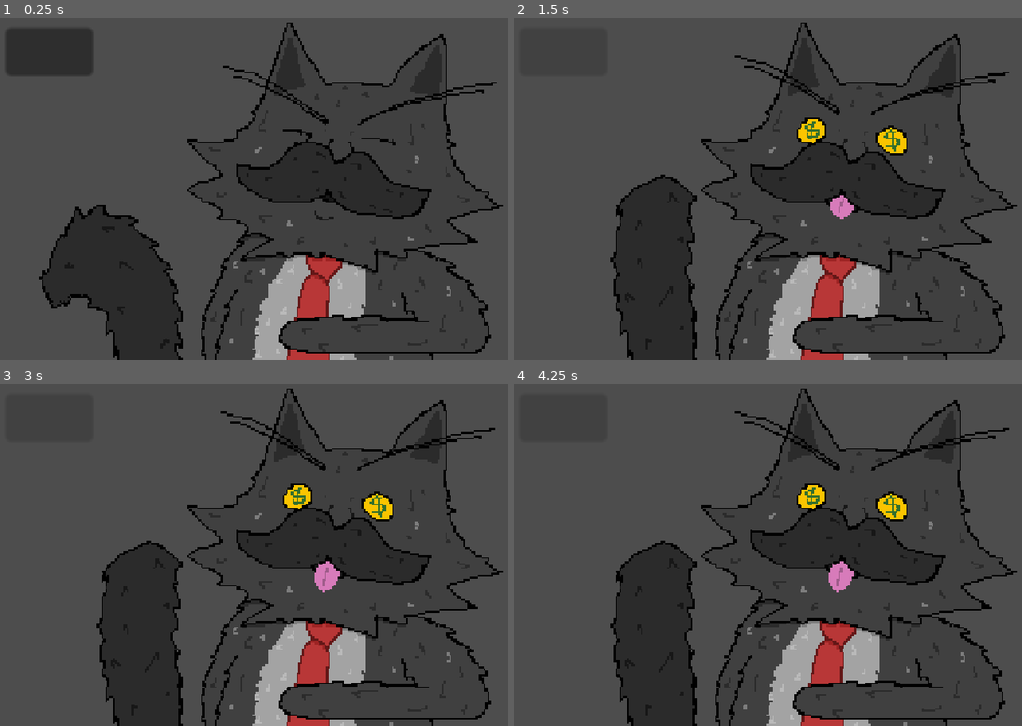
Above: before the commit, frames 1-4 (two rows, left to right).
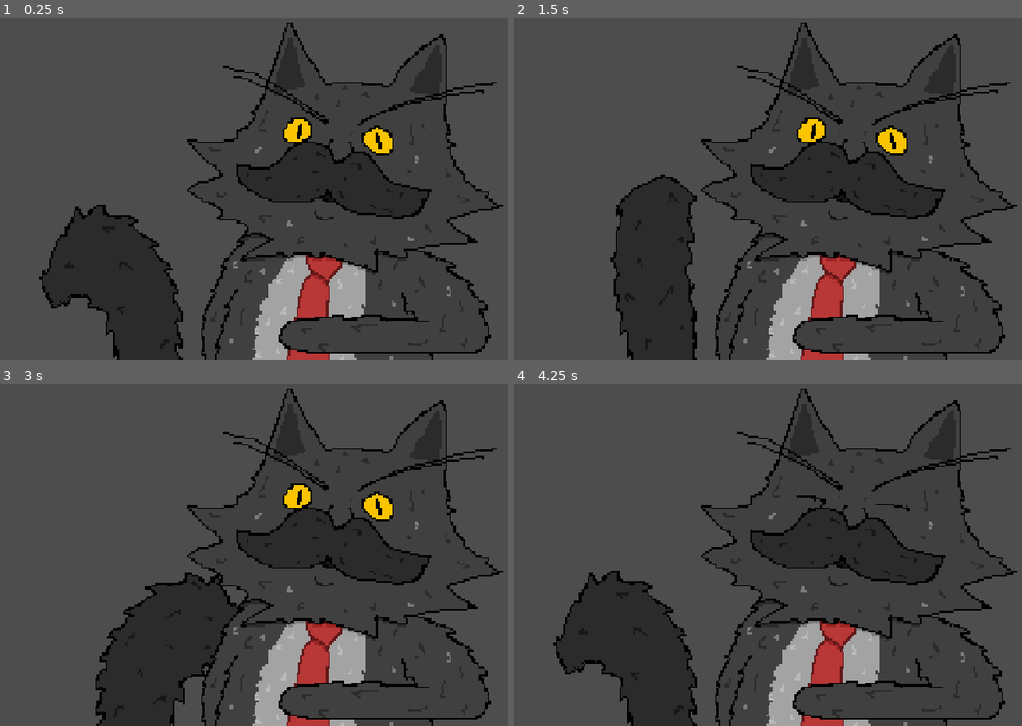
Above: after the commit, the same moments.

Repository: DuneRanger/Very-Serious-GameJam-2026
Game: Godot game, scene res://scenes/game/shop_scene/mr_cat/mr_cat.tscn
Two runs of this game, one before a commit and one after it. Both use one fixed random seed, a clock stepped at 60 frames per second and the inputs below. This scene is started directly instead of the project's main scene. Sound files missing from this copy of the repository are replaced by a short silence.
Inputs (mouse positions are in pixels of both pictures, inside the frame that each line leads up to):
- Up to frame 1 (0.25 s): no input
- Up to frame 2 (1.5 s): click (564, 52) at 0.52 s; click (564, 52) at 1.27 s
- Up to frame 3 (3 s): click (50, 418) at 2.02 s; tap Enter at 2.75 s
- Up to frame 4 (4.25 s): no input

The runs differ from the first frame. In frame 1, 3.0% of the frame differs, in the area x 1-78%, y 3-41%; in frame 2, 1.5%; in frame 3, 7.5%, in the area x 18-98%, y 7-100%; in frame 4, 7.3%.

Commit message:
Made Mr Cat cool + updated textures
Added Mr Cat sunglasses animation
Updated Mr Cats textures

Diff:
--- a/scenes/game/shop_scene/mr_cat/mr_cat.tscn
+++ b/scenes/game/shop_scene/mr_cat/mr_cat.tscn
@@ -9,6 +9,7 @@
 [ext_resource type="Texture2D" uid="uid://b7f8lwt8pdpxi" path="res://assets/textures/mr_Cat/MrCatTail1.png" id="6_81l0b"]
 [ext_resource type="Texture2D" uid="uid://dsomwx37q2sk" path="res://assets/textures/mr_Cat/MrCatTail2.png" id="7_esym3"]
 [ext_resource type="Texture2D" uid="uid://dv7yio3guvyua" path="res://assets/textures/mr_Cat/MrCatTail3.png" id="8_56k00"]
+[ext_resource type="Texture2D" uid="uid://qhbwqqrnjdk8" path="res://assets/textures/mr_Cat/MrCat6.png" id="10_81l0b"]
 
 [sub_resource type="SpriteFrames" id="SpriteFrames_a45xc"]
 animations = [{
@@ -67,6 +68,14 @@
 "loop": true,
 "name": &"money",
 "speed": 10.0
+}, {
+"frames": [{
+"duration": 1.0,
+"texture": ExtResource("10_81l0b")
+}],
+"loop": true,
+"name": &"sunglasses",
+"speed": 5.0
 }]
 
 [node name="MrCat" type="Node2D" unique_id=2033079592]
@@ -79,12 +88,20 @@
 
 [node name="MrCatSprite" type="AnimatedSprite2D" parent="." unique_id=1704421451]
 sprite_frames = SubResource("SpriteFrames_6wf7b")
-frame_progress = 0.5335111
+animation = &"sunglasses"
 
 [node name="Timer" type="Timer" parent="." unique_id=2098244120]
 wait_time = 1.5
 
+[node name="TestButton2" type="Button" parent="." unique_id=600080867]
+visible = false
+offset_left = -119.75
+offset_top = -48.0
+offset_right = -75.75
+offset_bottom = -24.0
+
 [node name="TestButton" type="Button" parent="." unique_id=2035756023]
+visible = false
 offset_left = -120.0
 offset_top = -77.0
 offset_right = -76.0
@@ -93,4 +110,5 @@
 [node name="Camera2D" type="Camera2D" parent="." unique_id=1895610285]
 
 [connection signal="timeout" from="Timer" to="." method="_on_timer_timeout"]
+[connection signal="pressed" from="TestButton2" to="." method="_on_test_button_2_pressed"]
 [connection signal="pressed" from="TestButton" to="." method="_on_test_button_pressed"]
--- a/scenes/game/shop_scene/mr_cat/mr_cat_animation_manager.gd
+++ b/scenes/game/shop_scene/mr_cat/mr_cat_animation_manager.gd
@@ -4,13 +4,15 @@
 @onready var mr_cat_sprite: AnimatedSprite2D = $MrCatSprite
 @onready var timer: Timer = $Timer
 
+var has_sunglasses = false
 
 func _ready() -> void:
 	play_default_anim()
 
 # This animation should play when Mr. Cat is idle
 func play_default_anim():
-	mr_cat_sprite.play("default")
+	if not has_sunglasses:
+		mr_cat_sprite.play("default")
 	mr_cat_tail_sprite.play("default")
 
 # This animation should play when
@@ -19,14 +21,23 @@
 #then he will revert to the default state
 func play_money_anim():
 	timer.start()
-	mr_cat_sprite.play("money")
+	if not has_sunglasses:
+		mr_cat_sprite.play("money")
+
 	mr_cat_tail_sprite.play("money")
 
 func _on_timer_timeout() -> void:
 	timer.stop()
 	play_default_anim()
 
+func play_sunglasses_anim():
+	has_sunglasses = true
+	mr_cat_sprite.play("sunglasses")
+
 
 #test
 func _on_test_button_pressed() -> void:
 	play_money_anim()
+
+func _on_test_button_2_pressed() -> void:
+	play_sunglasses_anim()
Binary file changed: assets/textures/mr_Cat/MrCat1.png
Binary file changed: assets/textures/mr_Cat/MrCat2.png
Binary file changed: assets/textures/mr_Cat/MrCat4.png
Binary file changed: assets/textures/mr_Cat/MrCat5.png
Binary file added: assets/textures/mr_Cat/MrCat6.png
Not shown, added: assets/textures/mr_Cat/MrCat6.png.import
